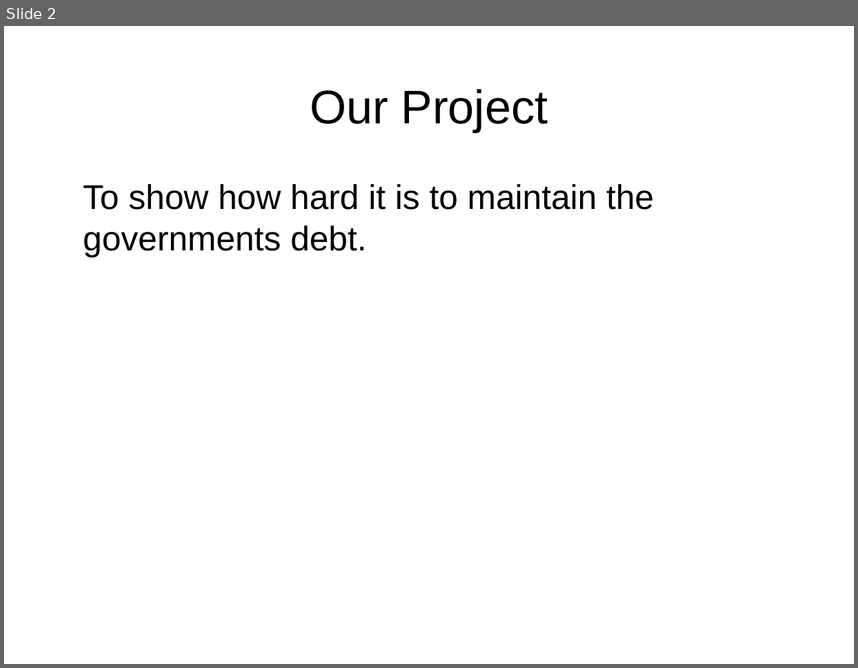
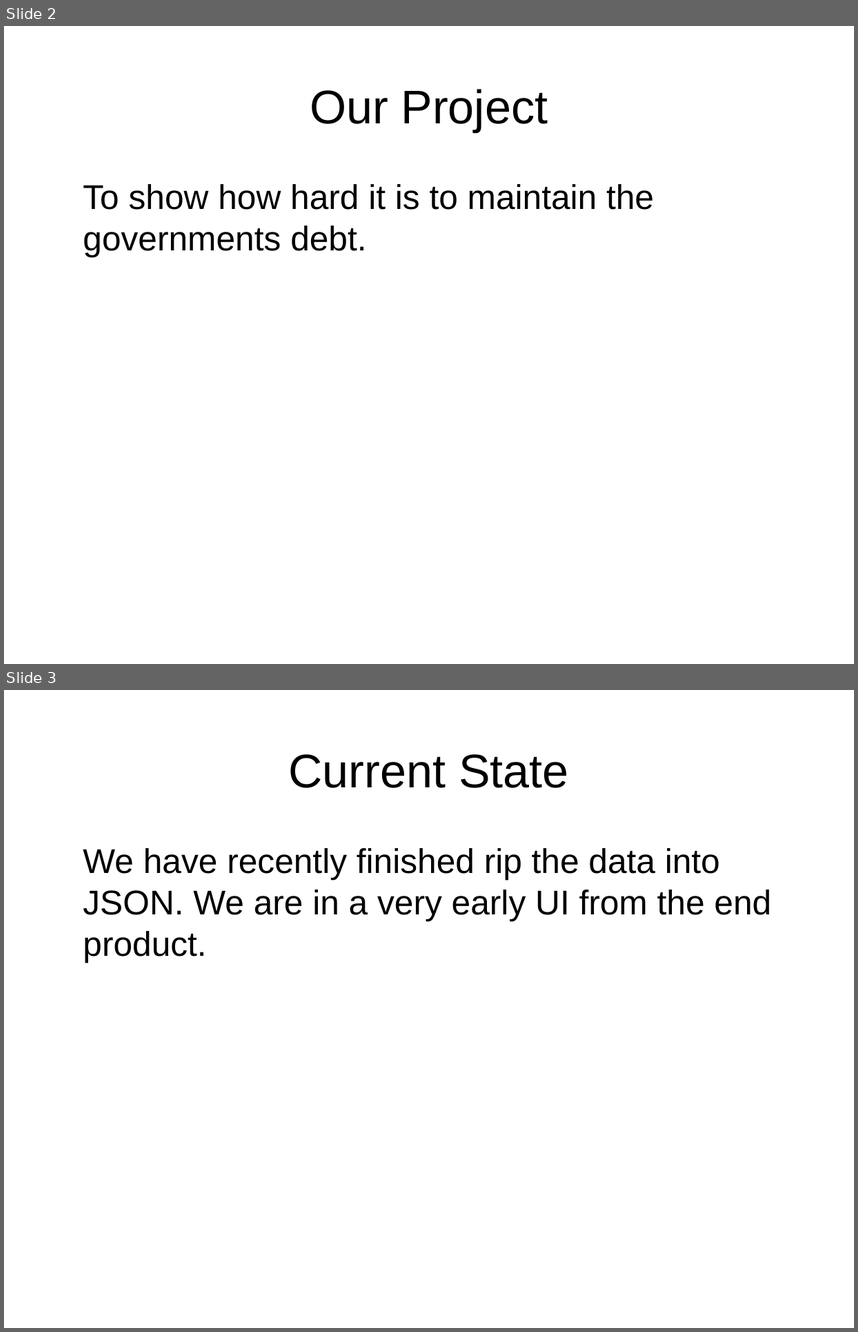
Before and after one commit to Gallefray/YRS-FOC-2014, a slide deck: Presentation.odp. Shown one above the other, each under a label of ours: slide 2 before the commit, slides 2 and 3 after it. The pictures are 858x668 and 858x1332 pixels, drawn with LibreOffice and Linux fonts; fonts in the diff are those of the drawing. Boxes give left, top, right and bottom in pixels: in the first picture for what was removed or moved away, otherwise in the second. Text is boxed around its words. In the diff, an @@ line names an element or a change of style, - is before the commit and + after.

```diff
--- a/Presentation.odp
+++ b/Presentation.odp
@@ slide 3 added at box(4, 690, 854, 1328), background #FFFFFF @@
@@ title added at box(289, 754, 568, 788), 44 pt, text #000000 @@
+Current State
@@ text added at box(83, 848, 771, 962), 32 pt, text #000000 @@
+We have recently finished rip the data into JSON. We are in a very early UI from the end product.
```
Also in this commit, not shown: 1 other slide added, 2 slides removed, 1 other file.
